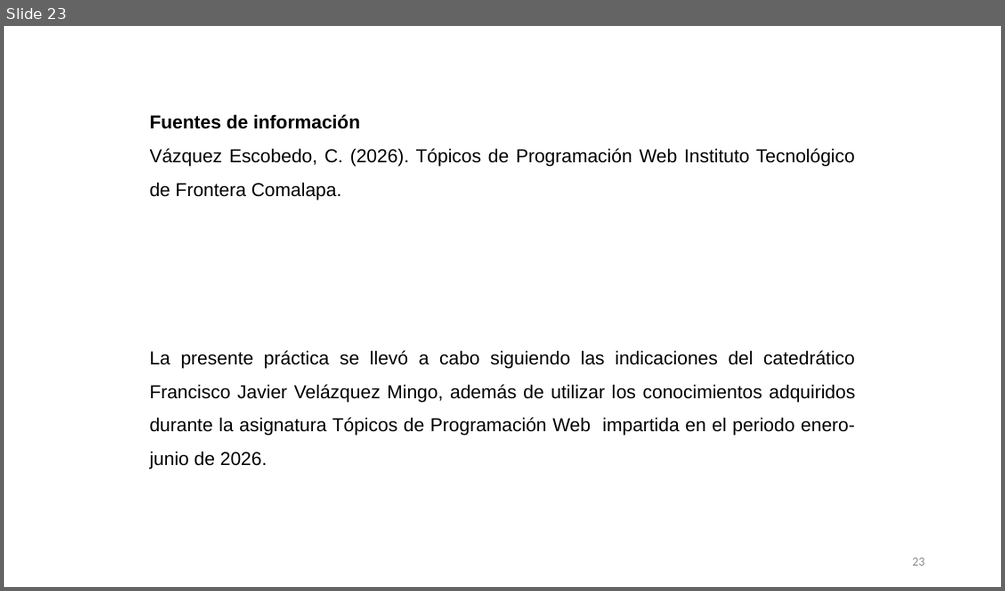
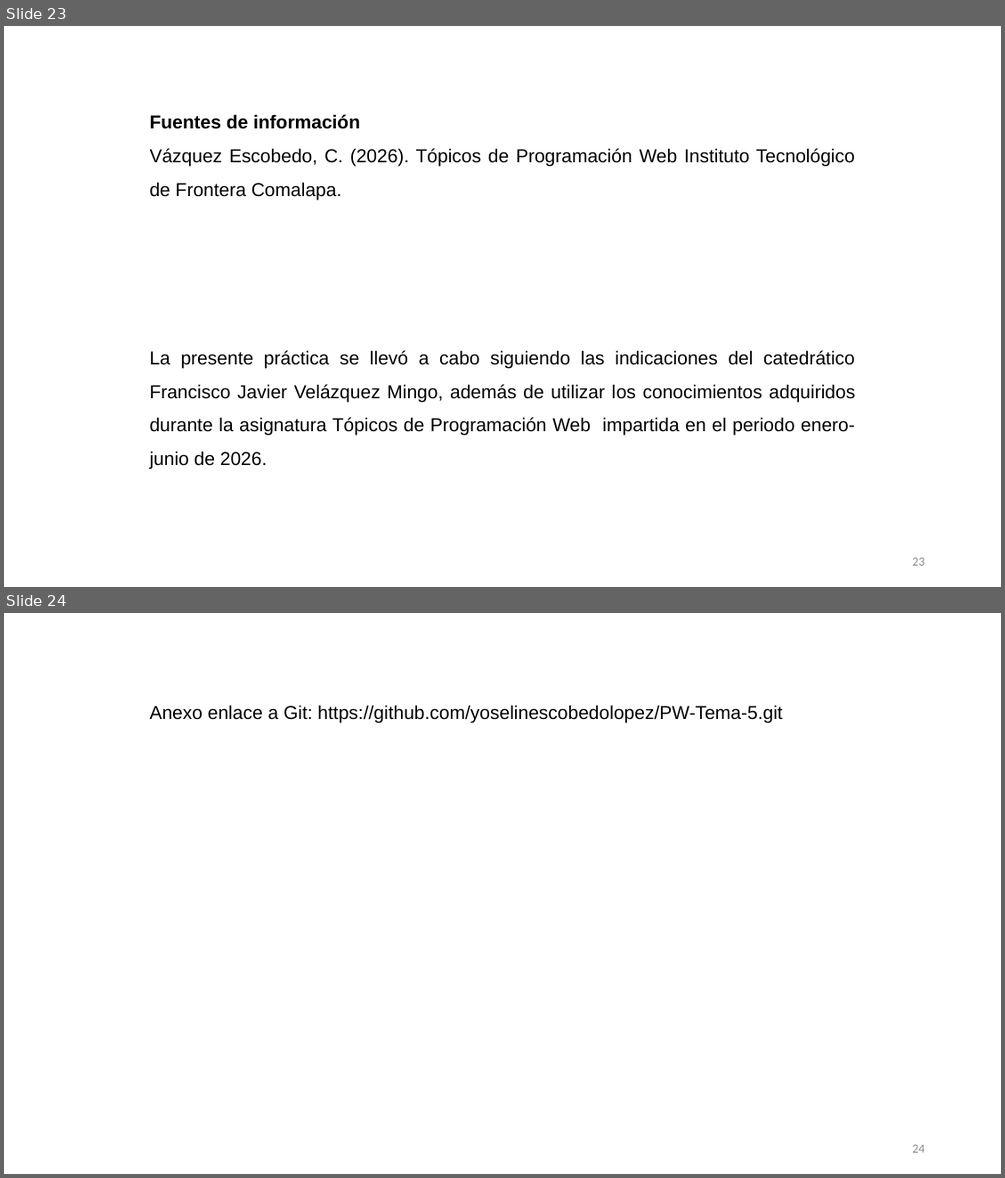
Before and after one commit to yoselinescobedolopez/PW-Tema-5, a slide deck: Actividad 5.2Reporte de practica_YoselinEscobedo_PW_8ISCM.pptx. Shown one above the other, each under a label of ours: slide 23 before the commit, slides 23 and 24 after it. The pictures are 1005x591 and 1005x1178 pixels, drawn with LibreOffice and Linux fonts; fonts in the diff are those of the drawing. Boxes give left, top, right and bottom in pixels: in the first picture for what was removed or moved away, otherwise in the second. Text is boxed around its words. In the diff, an @@ line names an element or a change of style, - is before the commit and + after.

Commit message:
añadiendo enlace

```diff
--- a/Actividad 5.2Reporte de practica_YoselinEscobedo_PW_8ISCM.pptx
+++ b/Actividad 5.2Reporte de practica_YoselinEscobedo_PW_8ISCM.pptx
@@ slide 24 added at bbox=[4, 613, 1001, 1174], background #FFFFFF @@
@@ text added at bbox=[150, 705, 782, 722], 18 pt, text #000000 @@
+Anexo enlace a Git: https://github.com/yoselinescobedolopez/PW-Tema-5.git
@@ page number added at bbox=[912, 1144, 924, 1152], 12 pt, text #8C8C8C @@
+24
```
Also in this commit, not shown: 1 slide removed, 1 other file.
